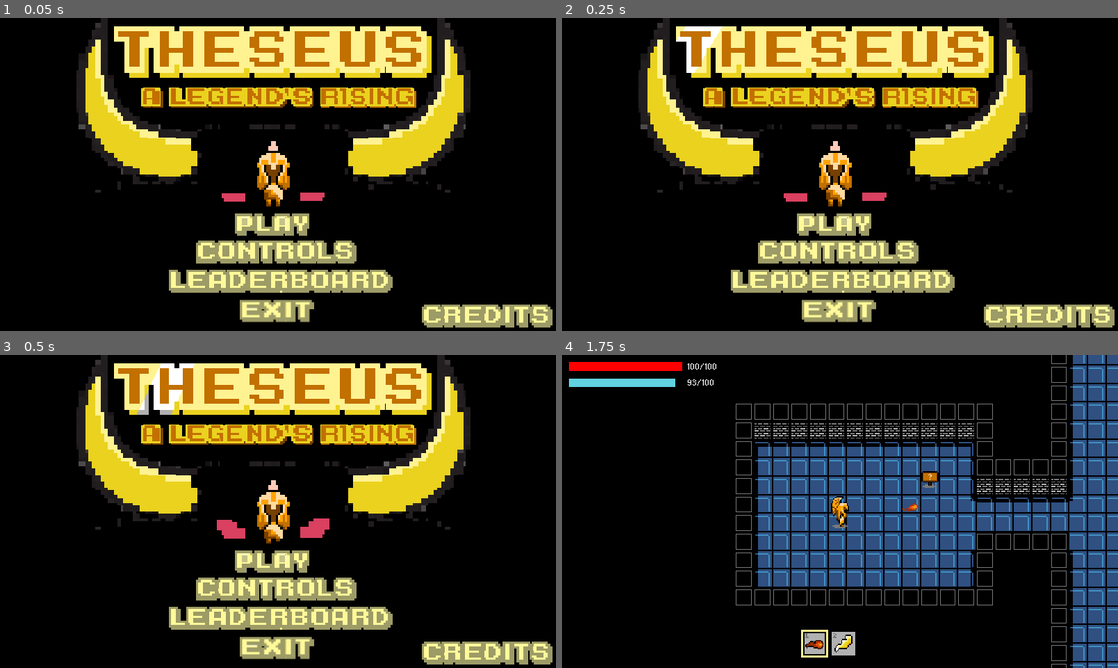
Above: before the commit, frames 1-4 (two rows, left to right).
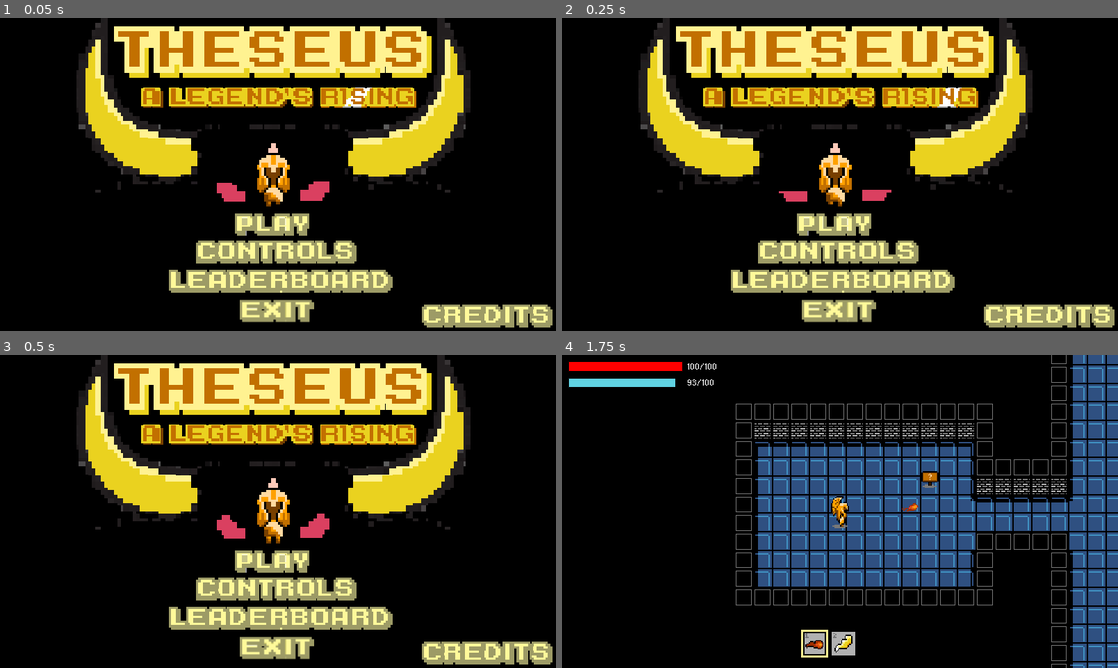
Above: after the commit, the same moments.

Repository: jonathanlin0/Theseus
Game: Godot game, scene res://Menu/Title_Screen.tscn
Two runs of this game, one before a commit and one after it. Both use one fixed random seed, a clock stepped at 60 frames per second and the inputs below. This scene is started directly instead of the project's main scene. Video files are missing from this copy of the repository; at most half a second of black plays in their place.
Inputs (mouse positions are in pixels of both pictures, inside the frame that each line leads up to):
- Up to frame 1 (0.05 s): no input
- Up to frame 2 (0.25 s): no input
- Up to frame 3 (0.5 s): no input
- Up to frame 4 (1.75 s): click (834, 561) at 0.5 s; tap Enter (ui_accept) at 1.25, 1.35, 1.52 s; move the mouse to (962, 495) at 1.27 s; hold Up (ui_up) from 1.28 s (still down); click (962, 495) at 1.42 s

The runs differ from the first frame. In frame 1, 0.8% of the frame differs, in the area x 39-67%, y 22-61%; in frame 2, 0.9%; in frame 3, 1.0%, in the area x 24-59%, y 2-61%; in frame 4, nothing differs.

Commit message:
chimera completed

Diff:
--- a/Theseus/Characters/Player.tscn
+++ b/Theseus/Characters/Player.tscn
@@ -35,6 +35,46 @@
 atlas = ExtResource( 3 )
 region = Rect2( 0, 0, 16, 32 )
 
+[sub_resource type="AtlasTexture" id=72]
+atlas = ExtResource( 4 )
+region = Rect2( 0, 0, 16, 32 )
+
+[sub_resource type="AtlasTexture" id=73]
+atlas = ExtResource( 4 )
+region = Rect2( 16, 0, 16, 32 )
+
+[sub_resource type="AtlasTexture" id=74]
+atlas = ExtResource( 4 )
+region = Rect2( 32, 0, 16, 32 )
+
+[sub_resource type="AtlasTexture" id=75]
+atlas = ExtResource( 4 )
+region = Rect2( 48, 0, 16, 32 )
+
+[sub_resource type="AtlasTexture" id=58]
+atlas = ExtResource( 9 )
+region = Rect2( 0, 0, 16, 32 )
+
+[sub_resource type="AtlasTexture" id=68]
+atlas = ExtResource( 8 )
+region = Rect2( 0, 0, 16, 32 )
+
+[sub_resource type="AtlasTexture" id=69]
+atlas = ExtResource( 8 )
+region = Rect2( 16, 0, 16, 32 )
+
+[sub_resource type="AtlasTexture" id=70]
+atlas = ExtResource( 8 )
+region = Rect2( 32, 0, 16, 32 )
+
+[sub_resource type="AtlasTexture" id=71]
+atlas = ExtResource( 8 )
+region = Rect2( 48, 0, 16, 32 )
+
+[sub_resource type="AtlasTexture" id=67]
+atlas = ExtResource( 13 )
+region = Rect2( 0, 0, 16, 32 )
+
 [sub_resource type="AtlasTexture" id=63]
 atlas = ExtResource( 2 )
 region = Rect2( 0, 0, 16, 32 )
@@ -55,42 +95,6 @@
 atlas = ExtResource( 6 )
 region = Rect2( 0, 0, 16, 32 )
 
-[sub_resource type="AtlasTexture" id=72]
-atlas = ExtResource( 4 )
-region = Rect2( 0, 0, 16, 32 )
-
-[sub_resource type="AtlasTexture" id=73]
-atlas = ExtResource( 4 )
-region = Rect2( 16, 0, 16, 32 )
-
-[sub_resource type="AtlasTexture" id=74]
-atlas = ExtResource( 4 )
-region = Rect2( 32, 0, 16, 32 )
-
-[sub_resource type="AtlasTexture" id=75]
-atlas = ExtResource( 4 )
-region = Rect2( 48, 0, 16, 32 )
-
-[sub_resource type="AtlasTexture" id=68]
-atlas = ExtResource( 8 )
-region = Rect2( 0, 0, 16, 32 )
-
-[sub_resource type="AtlasTexture" id=69]
-atlas = ExtResource( 8 )
-region = Rect2( 16, 0, 16, 32 )
-
-[sub_resource type="AtlasTexture" id=70]
-atlas = ExtResource( 8 )
-region = Rect2( 32, 0, 16, 32 )
-
-[sub_resource type="AtlasTexture" id=71]
-atlas = ExtResource( 8 )
-region = Rect2( 48, 0, 16, 32 )
-
-[sub_resource type="AtlasTexture" id=58]
-atlas = ExtResource( 9 )
-region = Rect2( 0, 0, 16, 32 )
-
 [sub_resource type="AtlasTexture" id=59]
 atlas = ExtResource( 1 )
 region = Rect2( 0, 0, 16, 32 )
@@ -107,10 +111,6 @@
 atlas = ExtResource( 1 )
 region = Rect2( 48, 0, 16, 32 )
 
-[sub_resource type="AtlasTexture" id=67]
-atlas = ExtResource( 13 )
-region = Rect2( 0, 0, 16, 32 )
-
 [sub_resource type="SpriteFrames" id=17]
 animations = [ {
 "frames": [ SubResource( 76 ) ],
@@ -118,6 +118,26 @@
 "name": "idle_right",
 "speed": 5.0
 }, {
+"frames": [ SubResource( 72 ), SubResource( 73 ), SubResource( 74 ), SubResource( 75 ) ],
+"loop": true,
+"name": "run_right",
+"speed": 10.0
+}, {
+"frames": [ SubResource( 58 ) ],
+"loop": true,
+"name": "idle_left",
+"speed": 5.0
+}, {
+"frames": [ SubResource( 68 ), SubResource( 69 ), SubResource( 70 ), SubResource( 71 ) ],
+"loop": true,
+"name": "run_left",
+"speed": 10.0
+}, {
+"frames": [ SubResource( 67 ) ],
+"loop": true,
+"name": "idle_down",
+"speed": 5.0
+}, {
 "frames": [ SubResource( 63 ), SubResource( 64 ), SubResource( 65 ), SubResource( 66 ) ],
 "loop": true,
 "name": "run_up",
@@ -128,30 +148,10 @@
 "name": "idle_up",
 "speed": 5.0
 }, {
-"frames": [ SubResource( 72 ), SubResource( 73 ), SubResource( 74 ), SubResource( 75 ) ],
-"loop": true,
-"name": "run_right",
-"speed": 10.0
-}, {
-"frames": [ SubResource( 68 ), SubResource( 69 ), SubResource( 70 ), SubResource( 71 ) ],
-"loop": true,
-"name": "run_left",
-"speed": 10.0
-}, {
-"frames": [ SubResource( 58 ) ],
-"loop": true,
-"name": "idle_left",
-"speed": 5.0
-}, {
 "frames": [ SubResource( 59 ), SubResource( 60 ), SubResource( 61 ), SubResource( 62 ) ],
 "loop": true,
 "name": "run_down",
 "speed": 10.0
-}, {
-"frames": [ SubResource( 67 ) ],
-"loop": true,
-"name": "idle_down",
-"speed": 5.0
 } ]
 
 [sub_resource type="CapsuleShape2D" id=18]
@@ -164,6 +164,18 @@
 shader_param/flash_color = Color( 1, 1, 1, 1 )
 shader_param/flash_modifier = 0.0
 
+[sub_resource type="AtlasTexture" id=95]
+atlas = ExtResource( 7 )
+region = Rect2( 96, 0, 96, 96 )
+
+[sub_resource type="AtlasTexture" id=84]
+atlas = ExtResource( 7 )
+region = Rect2( 192, 0, 96, 96 )
+
+[sub_resource type="AtlasTexture" id=85]
+atlas = ExtResource( 7 )
+region = Rect2( 288, 0, 96, 96 )
+
 [sub_resource type="AtlasTexture" id=96]
 atlas = ExtResource( 11 )
 region = Rect2( 96, 0, 96, 96 )
@@ -176,6 +188,14 @@
 atlas = ExtResource( 11 )
 region = Rect2( 288, 0, 96, 96 )
 
+[sub_resource type="AtlasTexture" id=90]
+atlas = ExtResource( 12 )
+region = Rect2( 192, 0, 96, 96 )
+
+[sub_resource type="AtlasTexture" id=91]
+atlas = ExtResource( 12 )
+region = Rect2( 288, 0, 96, 96 )
+
 [sub_resource type="AtlasTexture" id=87]
 atlas = ExtResource( 10 )
 region = Rect2( 192, 0, 96, 96 )
@@ -184,46 +204,26 @@
 atlas = ExtResource( 10 )
 region = Rect2( 288, 0, 96, 96 )
 
-[sub_resource type="AtlasTexture" id=90]
-atlas = ExtResource( 12 )
-region = Rect2( 192, 0, 96, 96 )
-
-[sub_resource type="AtlasTexture" id=91]
-atlas = ExtResource( 12 )
-region = Rect2( 288, 0, 96, 96 )
-
-[sub_resource type="AtlasTexture" id=95]
-atlas = ExtResource( 7 )
-region = Rect2( 96, 0, 96, 96 )
-
-[sub_resource type="AtlasTexture" id=84]
-atlas = ExtResource( 7 )
-region = Rect2( 192, 0, 96, 96 )
-
-[sub_resource type="AtlasTexture" id=85]
-atlas = ExtResource( 7 )
-region = Rect2( 288, 0, 96, 96 )
-
 [sub_resource type="SpriteFrames" id=24]
 animations = [ {
+"frames": [ SubResource( 95 ), SubResource( 84 ), SubResource( 85 ) ],
+"loop": true,
+"name": "down",
+"speed": 8.0
+}, {
 "frames": [ SubResource( 96 ), SubResource( 93 ), SubResource( 94 ) ],
 "loop": true,
 "name": "up",
 "speed": 8.0
 }, {
-"frames": [ SubResource( 87 ), SubResource( 88 ) ],
-"loop": true,
-"name": "left",
-"speed": 8.0
-}, {
 "frames": [ SubResource( 90 ), SubResource( 91 ) ],
 "loop": true,
 "name": "right",
 "speed": 8.0
 }, {
-"frames": [ SubResource( 95 ), SubResource( 84 ), SubResource( 85 ) ],
-"loop": true,
-"name": "down",
+"frames": [ SubResource( 87 ), SubResource( 88 ) ],
+"loop": true,
+"name": "left",
 "speed": 8.0
 } ]
 
@@ -250,6 +250,7 @@
 material = SubResource( 104 )
 frames = SubResource( 17 )
 animation = "run_right"
+frame = 2
 playing = true
 
 [node name="MainCollisionBox" type="CollisionShape2D" parent="."]
--- a/Theseus/Enemies/Chimera/Chimera.gd
+++ b/Theseus/Enemies/Chimera/Chimera.gd
@@ -30,22 +30,22 @@
 func _randomize():
 	if triggered:
 		rand.randomize()
-		rand_x_vel = rand.randf_range(-100, 100)
+		rand_x_vel = rand.randf_range(-60, 60)
 		rand_y_vel = rand.randf_range(-30, 30)
 		velocity.x += rand_x_vel
 		velocity.y += rand_y_vel
 
-		if velocity.x > 50:
-			velocity.x = 50
+		if velocity.x > 60:
+			velocity.x = 60
 
-		if velocity.x < -50:
-			velocity.x = -50
+		if velocity.x < -60:
+			velocity.x = -60
 
-		if velocity.y > 20:
-			velocity.y = 20
+		if velocity.y > 30:
+			velocity.y = 30
 
-		if velocity.y < -20:
-			velocity.y = -20
+		if velocity.y < -30:
+			velocity.y = -30
 
 # Called when the node enters the scene tree for the first time.
 func _ready():
@@ -53,10 +53,9 @@
 	prev_anim = "idle"
 	$Health_Bar.setMax(master_data.chimera_health)
 
-
+var attack_time_started = false
 # Called every frame. 'delta' is the elapsed time since the previous frame.
 func _process(delta):
-	print(prev_anim)
 	$Health_Bar.setValue(health)
 	if health <= 0:
 		dead()
@@ -68,8 +67,20 @@
 			moving = false
 		# used for player tracking
 
+		if prev_anim == "lion_attack":
+			if !attack_time_started:
+				$lion_attack.start()
+				attack_time_started = true
+			position += transform.x * 1500 * delta * (($lion_attack.wait_time / 2) - ($lion_attack.time_left))
+
+		if prev_anim == "goat_attack":
+			if !attack_time_started:
+				$goat_attack.start()
+				attack_time_started = true
+			position += transform.x * -2000 * delta * (($goat_attack.wait_time / 2) - ($goat_attack.time_left))
+
 		collision = move_and_collide(velocity * delta)
-		if collision:
+		if collision && moving:
 			velocity = velocity.bounce(collision.normal)
 			_randomize()
 
@@ -83,7 +94,6 @@
 	_randomize()
 	health -= dmg
 
-var done_charging = false
 func _on_AnimatedSprite_animation_finished():
 	if moving:
 		$AnimatedSprite.play("walk")
@@ -95,11 +105,12 @@
 		$AnimatedSprite.play("lion_chargeup")
 		prev_anim = "lion_chargeup"
 		attacking = true
-		done_charging = false
-	if lion_attack && attacking && !done_charging:
-		done_charging = true
-	if lion_attack && done_charging:
-		$AnimatedSprite.play("lion_attack")
+		$lion_charge.start()
+	if goat_attack:
+		$AnimatedSprite.play("goat_chargeup")
+		prev_anim = "goat_chargeup"
+		attacking = true
+		$goat_charge.start()
 	if is_dead:
 		queue_free()
 
@@ -123,6 +134,9 @@
 
 
 func _on_attack_timeout():
+	if !triggered:
+			triggered = true
+			_randomize()
 	attacking = false
 	_randomize()
 
@@ -139,3 +153,32 @@
 		lion_attack = false
 		goat_attack = false
 		attacking = false
+
+
+func _on_lion_charge_timeout():
+	if lion_attack:
+		$AnimatedSprite.play("lion_attack")
+		prev_anim = "lion_attack"
+
+
+func _on_goat_charge_timeout():
+	if goat_attack:
+		$AnimatedSprite.play("goat_attack")
+		prev_anim = "goat_attack"
+
+
+func _on_lion_attack_timeout():
+	attack_time_started = false
+
+
+func _on_goat_attack_timeout():
+	attack_time_started = false
+
+
+func _on_bump_area_body_entered(body):
+	if prev_anim == "lion_attack" && body.name.find("Player") != -1:
+		master_data.health = master_data.health - master_data.chimera_lion_damage
+		body._knockback("left", 5)
+	if prev_anim == "goat_attack" && body.name.find("Player") != -1:
+		master_data.health = master_data.health - master_data.chimera_goat_damage
+		body._knockback("right", 7)
--- a/Theseus/Enemies/Chimera/Chimera.tscn
+++ b/Theseus/Enemies/Chimera/Chimera.tscn
@@ -281,13 +281,16 @@
 } ]
 
 [sub_resource type="RectangleShape2D" id=63]
-extents = Vector2( 29.9338, 38.1016 )
+extents = Vector2( 29.9338, 49.1087 )
 
 [sub_resource type="RectangleShape2D" id=61]
 extents = Vector2( 29.5, 24.75 )
 
 [sub_resource type="RectangleShape2D" id=62]
 extents = Vector2( 49, 19.25 )
+
+[sub_resource type="RectangleShape2D" id=64]
+extents = Vector2( 45.5, 19.5 )
 
 [node name="Chimera" type="KinematicBody2D"]
 script = ExtResource( 8 )
@@ -299,7 +302,7 @@
 playing = true
 
 [node name="CollisionShape2D" type="CollisionShape2D" parent="."]
-position = Vector2( -2, 30.75 )
+position = Vector2( -2, 27.5 )
 scale = Vector2( 1.35965, 0.295263 )
 shape = SubResource( 63 )
 
@@ -323,6 +326,24 @@
 margin_top = -38.0
 margin_right = 50.0
 margin_bottom = 2.0
+
+[node name="lion_charge" type="Timer" parent="."]
+wait_time = 1.6
+
+[node name="lion_attack" type="Timer" parent="."]
+wait_time = 0.5
+
+[node name="goat_charge" type="Timer" parent="."]
+wait_time = 1.3
+
+[node name="goat_attack" type="Timer" parent="."]
+wait_time = 0.5
+
+[node name="bump_area" type="Area2D" parent="."]
+
+[node name="CollisionShape2D" type="CollisionShape2D" parent="bump_area"]
+position = Vector2( -1.5, 27.5 )
+shape = SubResource( 64 )
 
 [connection signal="animation_finished" from="AnimatedSprite" to="." method="_on_AnimatedSprite_animation_finished"]
 [connection signal="body_entered" from="lion_box" to="." method="_on_lion_box_body_entered"]
@@ -330,3 +351,8 @@
 [connection signal="body_entered" from="goat_box" to="." method="_on_goat_box_body_entered"]
 [connection signal="body_exited" from="goat_box" to="." method="_on_goat_box_body_exited"]
 [connection signal="timeout" from="attack" to="." method="_on_attack_timeout"]
+[connection signal="timeout" from="lion_charge" to="." method="_on_lion_charge_timeout"]
+[connection signal="timeout" from="lion_attack" to="." method="_on_lion_attack_timeout"]
+[connection signal="timeout" from="goat_charge" to="." method="_on_goat_charge_timeout"]
+[connection signal="timeout" from="goat_attack" to="." method="_on_goat_attack_timeout"]
+[connection signal="body_entered" from="bump_area" to="." method="_on_bump_area_body_entered"]
--- a/Theseus/Enemies/Spirits/Green_Spirit.tscn
+++ b/Theseus/Enemies/Spirits/Green_Spirit.tscn
@@ -56,7 +56,6 @@
 
 [node name="AnimatedSprite" type="AnimatedSprite" parent="."]
 frames = SubResource( 9 )
-frame = 3
 playing = true
 
 [node name="CollisionShape2D" type="CollisionShape2D" parent="."]
--- a/Theseus/Master_Data.gd
+++ b/Theseus/Master_Data.gd
@@ -60,6 +60,8 @@
 var minotaur_axe_damage = 50
 var minotaur_jab_damage = 20
 var snake_dmg_damage = 20
+var chimera_lion_damage = 25
+var chimera_goat_damage = 20
 
 # the rare powerup spawn chances
 var rare_chance_in_basic_chest = 0.2
--- a/Theseus/Menu/Title_Screen.tscn
+++ b/Theseus/Menu/Title_Screen.tscn
@@ -223,7 +223,7 @@
 position = Vector2( 240, 135 )
 scale = Vector2( 1.0125, 1.02963 )
 frames = SubResource( 1 )
-frame = 6
+frame = 34
 playing = true
 
 [node name="Play" type="TextureButton" parent="."]
Not shown: 1 places in Theseus/Enemies/Chimera/Chimera.tscn that only renumber resources
